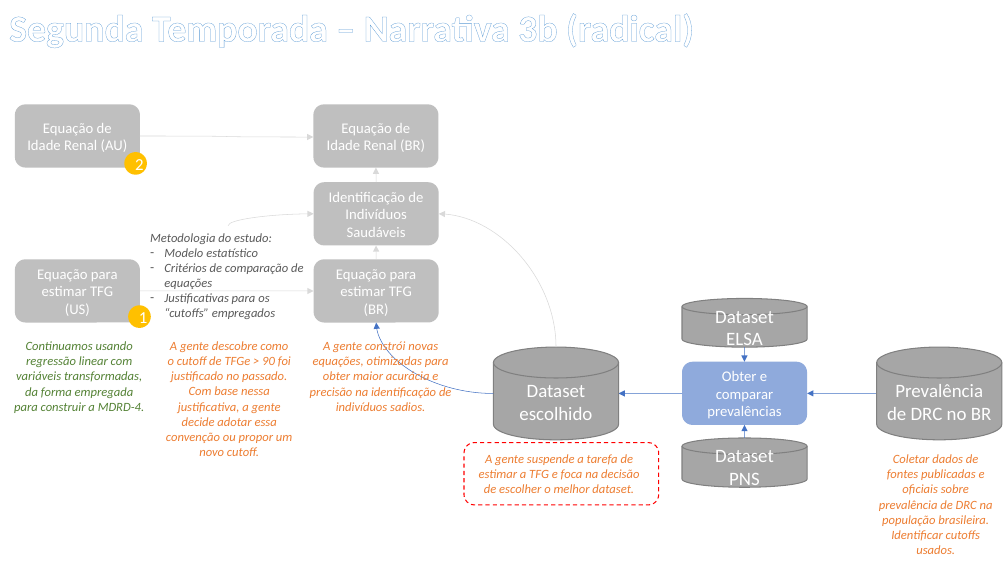
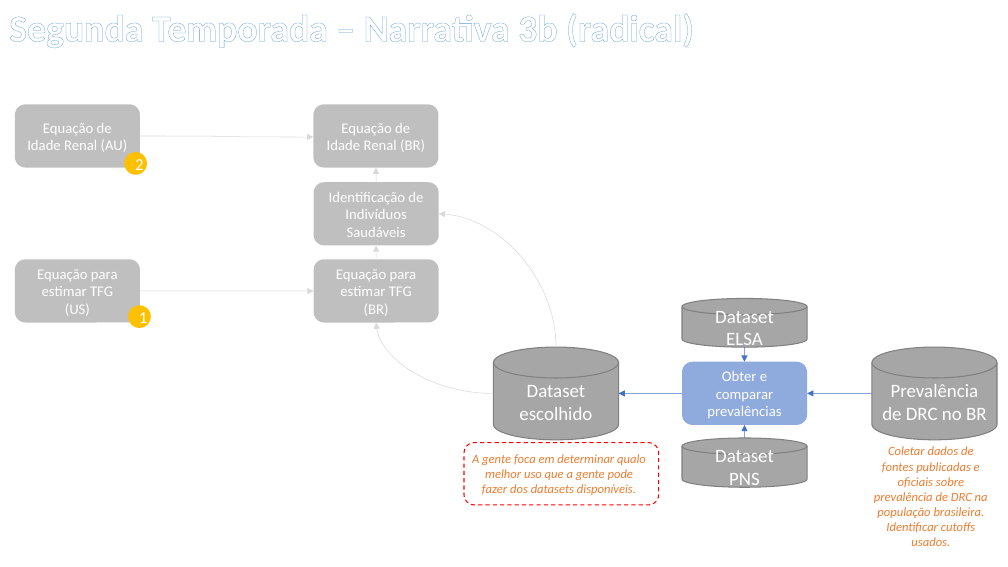
Before and after one commit to andreplima/collabSergio, a slide deck: slide 13 of support/Proposta de Trabalho.pptx (slide 11 before the commit). Drawn at 1008x567 pixels with LibreOffice and Linux fonts; fonts in the diff are those of the drawing. Boxes give left, top, right and bottom in pixels: in the first picture for what was removed or moved away, otherwise in the second. Text is boxed around its words. In the diff, an @@ line names an element or a change of style, - is before the commit and + after.

```diff
--- a/support/Proposta de Trabalho.pptx
+++ b/support/Proposta de Trabalho.pptx
@@ text removed at box(150, 233, 303, 319) @@
-Metodologia do estudo:
-– Modelo estatístico
-– Critérios de comparação de equações
-– Justificativas para os “cutoffs” empregados
@@ curved arrow removed from (228, 226) to (314, 214) @@
@@ curved arrow (494, 393) - (377, 323): stroke #4472C4 0.5 pt to #D9D9D9 0.5 pt @@
@@ text removed at box(14, 341, 144, 413) @@
-Continuamos usando regressão linear com variáveis transformadas, da forma empregada para construir a MDRD-4.
@@ text removed at box(166, 341, 292, 456) @@
-A gente descobre como o cutoff de TFGe > 90 foi justificado no passado. Com base nessa justificativa, a gente decide adotar essa convenção ou propor um novo cutoff.
@@ text removed at box(310, 340, 451, 411) @@
-A gente constrói novas equações, otimizadas para obter maior acurácia e precisão na identificação de indivíduos sadios.
@@ cylinder "Prevalência de DRC no BR": place and size @@
-cylinder "Prevalência de DRC no BR" at box(877, 347, 1002, 440)
+cylinder "Prevalência de DRC no BR" at box(872, 347, 997, 440)
@@ curved arrow moved from (877, 393) - (808, 393) to (872, 393) - (808, 393) @@
@@ text "Coletar dados de fontes publicadas ...": place and size @@
-text "Coletar dados de fontes publicadas ..." at box(879, 454, 993, 554)
+text "Coletar dados de fontes publicadas ..." at box(874, 446, 988, 546)
@@ text at box(472, 454, 646, 495): text changed @@
-A gente suspende a tarefa de estimar a TFG e foca na decisão de escolher o melhor dataset.
+A gente foca em determinar qualo melhor uso que a gente pode fazer dos datasets disponíveis.
```
Also in this commit, not shown: 10 other slides changed, 2 slides added, 1 slide removed, 4 other files.
